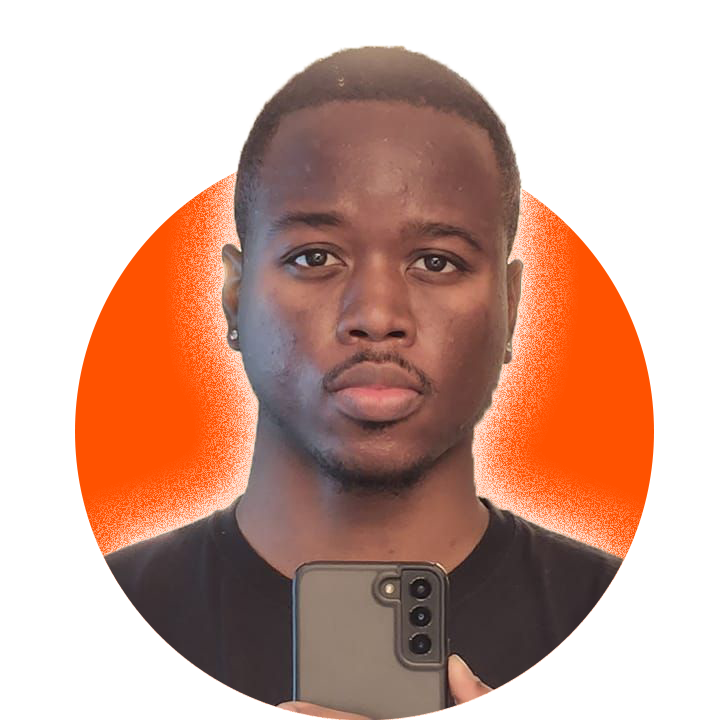
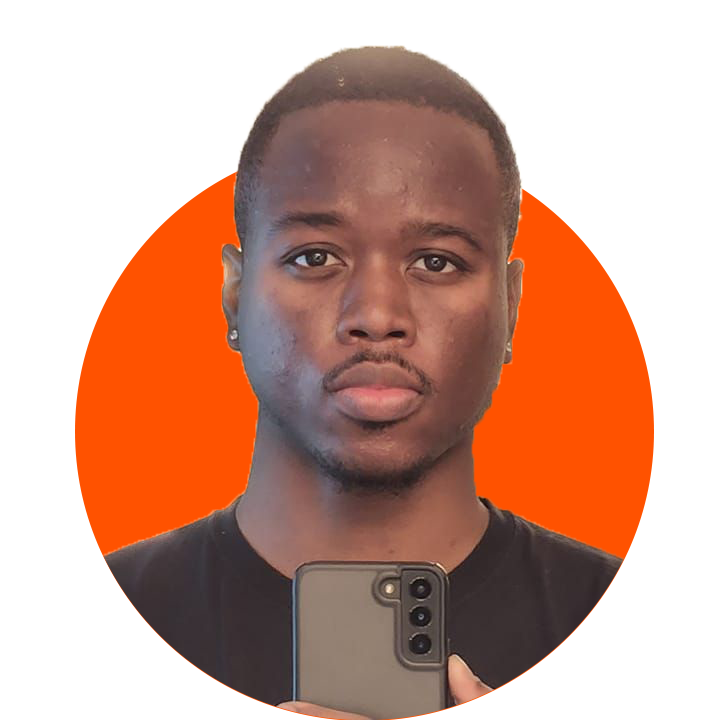
The second 720 x 720 image is a revision of the first. Changes to its layers:
pixels changed over left=83, top=170, right=646, bottom=720 (layer not identified)
